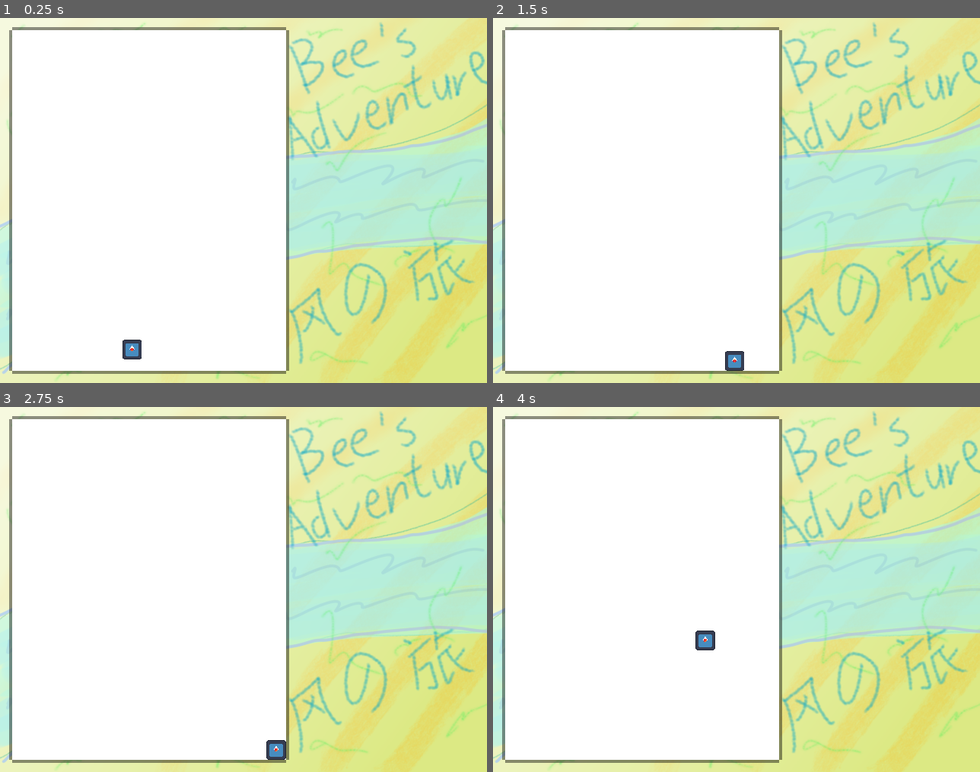
Above: before the commit, frames 1-4 (two rows, left to right).
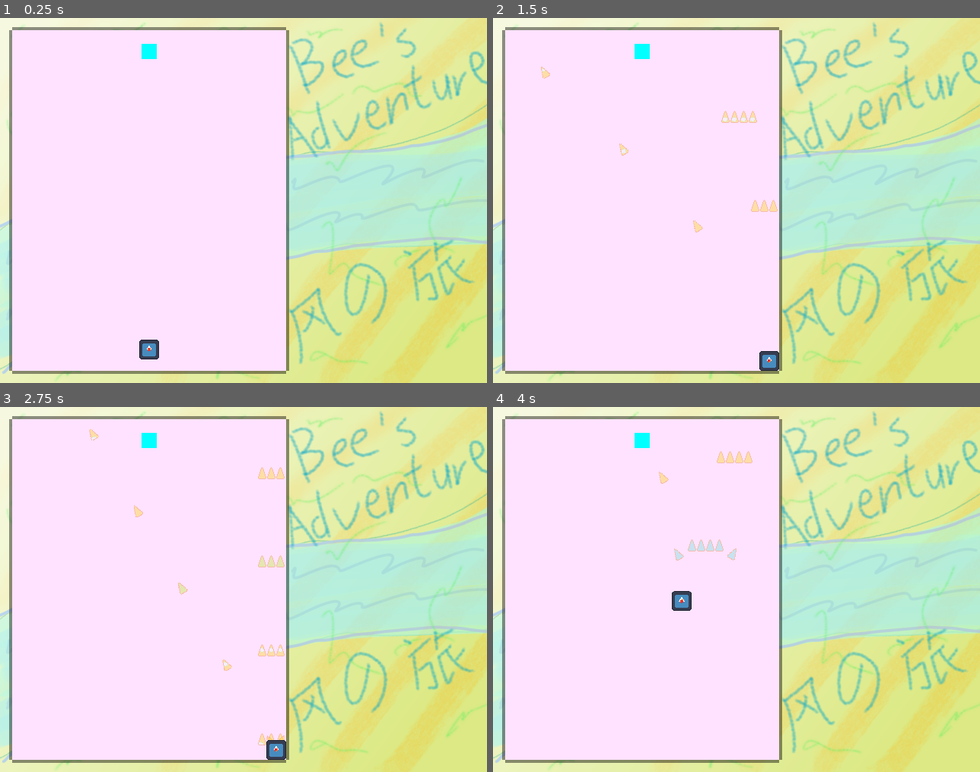
Above: after the commit, the same moments.

Repository: 2192375d/Bee-s-Adventure
Game: Godot game, scene res://game/main-game.tscn
Two runs of this game, one before a commit and one after it. Both use one fixed random seed, a clock stepped at 60 frames per second and the inputs below. The engine's default icon, where the game draws it, is replaced by a stand-in: a white triangle on a blue panel in a dark square.
Inputs:
- Up to frame 1 (0.25 s): no input
- Up to frame 2 (1.5 s): tap Enter at 0.5 s; hold Right (right) 0.53-1.28 s; hold Z (bullet) 0.53-1.28 s; tap Shift (focus) at 0.8, 1.35 s; hold Down (down) from 1.28 s (still down)
- Up to frame 3 (2.75 s): tap Z (bullet) at 1.55 s; release Down (down) at 2.03 s; hold Right (right) from 2.03 s (still down); hold Z (bullet) from 2.03 s (still down); tap Shift (focus) at 2.3 s
- Up to frame 4 (4 s): release Right (right) at 2.78 s; release Z (bullet) at 2.78 s; hold Up (up) 2.78-3.53 s; tap Shift (focus) at 2.85, 3.8 s; tap Z (bullet) at 3.05 s; hold Left (left) from 3.53 s (still down); hold Z (bullet) from 3.53 s (still down)

The runs differ from the first frame. In frame 1, 52% of the frame differs, in the area x 2-59%, y 3-97%; in frame 2, 52%; in frame 3, 52%; in frame 4, 52%.

Commit message:
stuffs

Diff:
--- a/action/action.gd
+++ b/action/action.gd
@@ -5,6 +5,3 @@
 var owner: Node2D
 
 @abstract func run() -> void
-
-func setup(new_owner: Node2D) -> void:
-	owner = new_owner
--- a/action/action_spawn_enemy.gd
+++ b/action/action_spawn_enemy.gd
@@ -1,16 +1,19 @@
 extends Action
+
+class_name ActionSpawnEnemy
 
 enum SpawnpointMode {
 	GRID = 0,
 	ABSOLUTE = 1
 }
 
-@export var enemy_scene: PackedScene
-@export var spawnpoint: PositionData
+@export var enemy_scene_enum: EnemyDB.EnemyEnum
+@export var spawnpoint: PositionData = PositionData.new()
 @export var actions: Array[Action]
-@export var hp: int
+@export var hp: int = 30
 
 func run() -> void:
+	var enemy_scene: PackedScene = EnemyDB.get_enemy_scene(enemy_scene_enum)
 	var enemy: Enemy = enemy_scene.instantiate()
 	enemy.setup(spawnpoint.get_position(), actions, hp)
 	GameSession.get_game().add_child(enemy)
--- a/action/position_data.gd
+++ b/action/position_data.gd
@@ -13,8 +13,8 @@
 		position_mode = value
 		notify_property_list_changed()
 
-@export_range(-2, 17, 1, "prefer_slider") var grid_x: int = 1
-@export_range(-2, 17, 1, "prefer_slider") var grid_y: int = 1
+@export_range(-2, 17, 1, "prefer_slider") var grid_x: int = 7
+@export_range(-2, 17, 1, "prefer_slider") var grid_y: int = 7
 @export var absolute_position: Vector2 = Vector2.ZERO
 
 func _validate_property(property: Dictionary) -> void:
--- a/autoloads/constants.gd
+++ b/autoloads/constants.gd
@@ -2,3 +2,15 @@
 
 var gamesize_x: float = 360
 var gamesize_y: float = 448
+
+# function only works if input is a direct child of Game class
+func in_game_border(position: Vector2) -> bool:
+	if position.x < 0:
+		return false
+	if position.x > gamesize_x:
+		return false
+	if position.y < 0:
+		return false
+	if position.y > gamesize_y:
+		return false
+	return true
--- /dev/null
+++ b/chapter/chapter.gd
@@ -0,0 +1,12 @@
+class_name Chapter
+
+extends Resource
+
+@export var actions: Array[Action]
+
+func run() -> void:
+	for action: Action in actions:
+		@warning_ignore("redundant_await")
+		await action.run()
+
+	print("chapter: ", self , ", complete")
--- a/enemy/enemy.gd
+++ b/enemy/enemy.gd
@@ -5,16 +5,22 @@
 var actions: Array[Action]
 var hp: int
 
+func hit(damage: int) -> void:
+	hp -= damage
+	if hp <= 0:
+		die()
+
+func die() -> void:
+	queue_free()
+
 func setup(spawnpoint: Vector2, new_actions: Array[Action], new_hp: int) -> void:
 	actions = new_actions
 	hp = new_hp
 	position = spawnpoint
 
-func run() -> void:
-
+func _ready() -> void:
 	for action: Action in actions:
-		action.setup(self)
 		@warning_ignore("redundant_await")
 		await action.run()
 
-	print("enemy: ", self , ", action complete")
+	print("enemy: ", self , ", complete")
--- a/enemy/enemy_config.gd
+++ /dev/null
@@ -1,3 +0,0 @@
-extends Resource
-
-class_name EnemyConfig
--- a/enemy/scenes/enemy.tscn
+++ b/enemy/scenes/enemy.tscn
@@ -11,6 +11,7 @@
 metadata/_custom_type_script = "uid://cagr10urmdrep"
 
 [node name="Sprite2D" type="Sprite2D" parent="." unique_id=2058626769]
+modulate = Color(0, 1, 1, 1)
 scale = Vector2(20, 20)
 texture = SubResource("CanvasTexture_8vdsg")
 
--- a/game/chapter/chapter.gd
+++ /dev/null
@@ -1,7 +0,0 @@
-@abstract class_name Chapter
-
-extends Node
-
-@abstract func setup() -> void
-
-@abstract func run() -> void
--- a/game/game.gd
+++ b/game/game.gd
@@ -5,5 +5,10 @@
 @export var chapters: Array[Chapter]
 
 func _ready() -> void:
-	Log.add_message("game running")
+	print("game running")
 	GameSession.set_game(self)
+
+	for chapter: Chapter in chapters:
+		await chapter.run()
+
+	print("game should have ended now!")
--- a/game/game.tscn
+++ b/game/game.tscn
@@ -1,7 +1,27 @@
 [gd_scene format=3 uid="uid://c7nys4vbxchxj"]
 
 [ext_resource type="Script" uid="uid://ysefr2f0r0k5" path="res://game/game.gd" id="1_vasa2"]
+[ext_resource type="Script" uid="uid://cvng41fh2rs6r" path="res://chapter/chapter.gd" id="2_4fuuu"]
 [ext_resource type="PackedScene" uid="uid://baxmvecpiqym3" path="res://player/Player.tscn" id="2_vasa2"]
+[ext_resource type="Script" uid="uid://dp28skslf804j" path="res://action/action.gd" id="3_dxrkv"]
+[ext_resource type="Script" uid="uid://dun0eliyueoin" path="res://action/action_spawn_enemy.gd" id="4_dakft"]
+[ext_resource type="Script" uid="uid://xy43mn27kw1u" path="res://action/position_data.gd" id="5_u5opy"]
+
+[sub_resource type="Resource" id="Resource_u5opy"]
+script = ExtResource("5_u5opy")
+grid_x = 8
+grid_y = 1
+metadata/_custom_type_script = "uid://xy43mn27kw1u"
+
+[sub_resource type="Resource" id="Resource_y36n6"]
+script = ExtResource("4_dakft")
+spawnpoint = SubResource("Resource_u5opy")
+metadata/_custom_type_script = "uid://dun0eliyueoin"
+
+[sub_resource type="Resource" id="Resource_dakft"]
+script = ExtResource("2_4fuuu")
+actions = Array[ExtResource("3_dxrkv")]([SubResource("Resource_y36n6")])
+metadata/_custom_type_script = "uid://cvng41fh2rs6r"
 
 [sub_resource type="RectangleShape2D" id="RectangleShape2D_h7iqs"]
 size = Vector2(4, 448)
@@ -14,16 +34,18 @@
 
 [node name="Game" type="Node2D" unique_id=1773648866]
 script = ExtResource("1_vasa2")
+chapters = Array[ExtResource("2_4fuuu")]([SubResource("Resource_dakft")])
 metadata/_custom_type_script = "uid://ysefr2f0r0k5"
-
-[node name="Chapters" type="Node" parent="." unique_id=1495966607]
 
 [node name="Player" parent="." unique_id=91950019 instance=ExtResource("2_vasa2")]
 z_index = 20
 position = Vector2(180, 400)
-speed = 200.0
+speed = 270.0
+focus_speed = 65.0
 
 [node name="Background" type="ColorRect" parent="." unique_id=244097874]
+modulate = Color(0.9965835, 0.8870142, 1, 1)
+z_index = -20
 offset_right = 360.0
 offset_bottom = 448.0
 
--- a/game/main-game.tscn
+++ b/game/main-game.tscn
@@ -1,7 +1,7 @@
 [gd_scene format=3 uid="uid://dropsn8m4mvph"]
 
 [ext_resource type="PackedScene" uid="uid://c7nys4vbxchxj" path="res://game/game.tscn" id="1_dox7j"]
-[ext_resource type="Texture2D" uid="uid://ds5xvrtbe0hlh" path="res://other-assets/main-game.png" id="2_0r78k"]
+[ext_resource type="Texture2D" uid="uid://ds5xvrtbe0hlh" path="res://game/main-game.png" id="2_0r78k"]
 
 [node name="MainGame" type="Control" unique_id=332004519]
 layout_mode = 3
@@ -10,6 +10,7 @@
 offset_bottom = 40.0
 
 [node name="TextureRect" type="TextureRect" parent="." unique_id=1725621398]
+z_index = -99
 layout_mode = 0
 anchor_right = 16.0
 anchor_bottom = 12.0
--- a/player/Player.tscn
+++ b/player/Player.tscn
@@ -4,11 +4,12 @@
 [ext_resource type="Texture2D" uid="uid://caw584jfbc3f2" path="res://icon.svg" id="1_ulp21"]
 [ext_resource type="Script" uid="uid://xy43mn27kw1u" path="res://action/position_data.gd" id="2_x8kxw"]
 [ext_resource type="Script" uid="uid://dtii8fgd01mp5" path="res://player/hitbox_dot.gd" id="3_83hs8"]
+[ext_resource type="PackedScene" uid="uid://cyj8tit2w6ujv" path="res://player/bee-bullet/bee-bullet.tscn" id="3_aqcbf"]
 [ext_resource type="Texture2D" uid="uid://b6gvbwfk206ca" path="res://player/hitbox-dot.png" id="3_wnvi2"]
 
 [sub_resource type="Resource" id="Resource_aqcbf"]
 script = ExtResource("2_x8kxw")
-grid_x = 7
+grid_x = 8
 grid_y = 15
 metadata/_custom_type_script = "uid://xy43mn27kw1u"
 
@@ -40,10 +41,14 @@
 [sub_resource type="CircleShape2D" id="CircleShape2D_wnvi2"]
 radius = 1.0
 
-[node name="Player" type="CharacterBody2D" unique_id=966883940]
+[node name="Player" type="CharacterBody2D" unique_id=966883940 node_paths=PackedStringArray("bullet_timer")]
 input_pickable = true
 script = ExtResource("1_3c3w1")
+speed = 320.0
 spawnpoint = SubResource("Resource_aqcbf")
+bullet_offset = 4.0
+bullet_scene = ExtResource("3_aqcbf")
+bullet_timer = NodePath("BulletTimer")
 metadata/_custom_type_script = "uid://82ecuufsfs51"
 
 [node name="AnimatedSprite2D" type="AnimatedSprite2D" parent="." unique_id=1001525776]
@@ -65,4 +70,8 @@
 shape = SubResource("CircleShape2D_wnvi2")
 debug_color = Color(0, 0.62802225, 0.5066572, 0.41960785)
 
+[node name="BulletTimer" type="Timer" parent="." unique_id=1590614242]
+wait_time = 0.15
+one_shot = true
+
 [connection signal="area_entered" from="HitboxDot" to="HitboxDot" method="_on_area_entered"]
--- /dev/null
+++ b/player/bee-bullet/bee-bullet.tscn
@@ -0,0 +1,88 @@
+[gd_scene format=3 uid="uid://cyj8tit2w6ujv"]
+
+[ext_resource type="Texture2D" uid="uid://0naq7hg50y2s" path="res://player/bee-bullet/player-bullet-animation-Sheet.png" id="1_j6g8y"]
+[ext_resource type="Script" uid="uid://lsha76dp0nvr" path="res://player/bee-bullet/bee_bullet.gd" id="1_x5dxm"]
+
+[sub_resource type="AtlasTexture" id="AtlasTexture_x5dxm"]
+atlas = ExtResource("1_j6g8y")
+region = Rect2(0, 0, 16, 16)
+
+[sub_resource type="AtlasTexture" id="AtlasTexture_d3s3m"]
+atlas = ExtResource("1_j6g8y")
+region = Rect2(16, 0, 16, 16)
+
+[sub_resource type="AtlasTexture" id="AtlasTexture_gqj1l"]
+atlas = ExtResource("1_j6g8y")
+region = Rect2(32, 0, 16, 16)
+
+[sub_resource type="AtlasTexture" id="AtlasTexture_2tfb0"]
+atlas = ExtResource("1_j6g8y")
+region = Rect2(48, 0, 16, 16)
+
+[sub_resource type="AtlasTexture" id="AtlasTexture_ocw3j"]
+atlas = ExtResource("1_j6g8y")
+region = Rect2(64, 0, 16, 16)
+
+[sub_resource type="AtlasTexture" id="AtlasTexture_g45tw"]
+atlas = ExtResource("1_j6g8y")
+region = Rect2(80, 0, 16, 16)
+
+[sub_resource type="AtlasTexture" id="AtlasTexture_wptmd"]
+atlas = ExtResource("1_j6g8y")
+region = Rect2(96, 0, 16, 16)
+
+[sub_resource type="AtlasTexture" id="AtlasTexture_ib2y4"]
+atlas = ExtResource("1_j6g8y")
+region = Rect2(112, 0, 16, 16)
+
+[sub_resource type="SpriteFrames" id="SpriteFrames_cfnlf"]
+animations = [{
+"frames": [{
+"duration": 1.0,
+"texture": SubResource("AtlasTexture_x5dxm")
+}, {
+"duration": 1.0,
+"texture": SubResource("AtlasTexture_d3s3m")
+}, {
+"duration": 1.0,
+"texture": SubResource("AtlasTexture_gqj1l")
+}, {
+"duration": 1.0,
+"texture": SubResource("AtlasTexture_2tfb0")
+}, {
+"duration": 1.0,
+"texture": SubResource("AtlasTexture_ocw3j")
+}, {
+"duration": 1.0,
+"texture": SubResource("AtlasTexture_g45tw")
+}, {
+"duration": 1.0,
+"texture": SubResource("AtlasTexture_wptmd")
+}, {
+"duration": 1.0,
+"texture": SubResource("AtlasTexture_ib2y4")
+}],
+"loop": true,
+"name": &"default",
+"speed": 60.0
+}]
+
+[sub_resource type="RectangleShape2D" id="RectangleShape2D_ib2y4"]
+size = Vector2(10.999999, 16)
+
+[node name="BeeBullet" type="Area2D" unique_id=1355771500 node_paths=PackedStringArray("animation")]
+rotation = 1.5707964
+script = ExtResource("1_x5dxm")
+animation = NodePath("AnimatedSprite2D")
+metadata/_custom_type_script = "uid://lsha76dp0nvr"
+
+[node name="AnimatedSprite2D" type="AnimatedSprite2D" parent="." unique_id=25688680]
+modulate = Color(1, 1, 1, 0.41568628)
+sprite_frames = SubResource("SpriteFrames_cfnlf")
+frame_progress = 0.74286735
+
+[node name="CollisionShape2D" type="CollisionShape2D" parent="." unique_id=333724069]
+position = Vector2(-0.50000024, 2.1855705e-08)
+shape = SubResource("RectangleShape2D_ib2y4")
+
+[connection signal="area_entered" from="." to="." method="_on_area_entered"]
--- /dev/null
+++ b/player/bee-bullet/bee_bullet.gd
@@ -0,0 +1,28 @@
+extends Area2D
+
+class_name BeeBullet
+
+@export var animation: AnimatedSprite2D
+
+@export var speed: float = 700
+@export var damage: int = 3
+var direction: float = 0.0
+
+func _ready() -> void:
+	animation.play("default")
+
+func setup(spawnpoint: Vector2, new_direction: float) -> void:
+	position = spawnpoint
+	direction = new_direction
+	rotate(-direction)
+
+func _on_area_entered(area: Area2D) -> void:
+	if area is Enemy:
+		area.hit(3)
+		queue_free()
+
+func _physics_process(delta: float) -> void:
+	position += speed * delta * Vector2(cos(direction), -sin(direction))
+
+	if !Constants.in_game_border(position):
+		queue_free()
--- a/player/player.gd
+++ b/player/player.gd
@@ -6,6 +6,11 @@
 @export var focus_speed: float = 80.0
 @export var focus_deceleration: float = 2400.0
 @export var spawnpoint: PositionData
+
+@export_group("bullet")
+@export var bullet_offset: float
+@export var bullet_scene: PackedScene
+@export var bullet_timer: Timer
 
 func _ready() -> void:
 	position = spawnpoint.get_position()
@@ -24,4 +29,26 @@
 			current_speed = focus_speed
 		velocity = current_speed * direction_vector
 
+	if Input.is_action_pressed("bullet") && bullet_timer.is_stopped():
+		var bullet1: BeeBullet = bullet_scene.instantiate()
+		var bullet2: BeeBullet = bullet_scene.instantiate()
+		var bullet3: BeeBullet = bullet_scene.instantiate()
+		var bullet4: BeeBullet = bullet_scene.instantiate()
+		var bullet5: BeeBullet = bullet_scene.instantiate()
+		var bullet6: BeeBullet = bullet_scene.instantiate()
+		bullet1.setup(position + bullet_offset * Vector2(-0.4, -0.4), 2 * PI / 3)
+		bullet2.setup(position + bullet_offset * Vector2(-1.5, -0.7), PI / 2)
+		bullet3.setup(position + bullet_offset * Vector2(1.5, -0.7), PI / 2)
+		bullet4.setup(position + bullet_offset * Vector2(0.4, -0.4), PI / 3)
+		bullet5.setup(position + bullet_offset * Vector2(-4.5, -0.7), PI / 2)
+		bullet6.setup(position + bullet_offset * Vector2(4.5, -0.7), PI / 2)
+		GameSession.get_game().add_child(bullet1)
+		GameSession.get_game().add_child(bullet2)
+		GameSession.get_game().add_child(bullet3)
+		GameSession.get_game().add_child(bullet4)
+		GameSession.get_game().add_child(bullet5)
+		GameSession.get_game().add_child(bullet6)
+
+		bullet_timer.start()
+
 	move_and_slide()
--- a/project.godot
+++ b/project.godot
@@ -34,22 +34,22 @@
 [input]
 
 left={
-"deadzone": 0.2,
+"deadzone": 0.0,
 "events": [Object(InputEventKey,"resource_local_to_scene":false,"resource_name":"","device":-1,"window_id":0,"alt_press …(195 unchanged characters)…
 ]
 }
 right={
-"deadzone": 0.2,
+"deadzone": 0.0,
 "events": [Object(InputEventKey,"resource_local_to_scene":false,"resource_name":"","device":-1,"window_id":0,"alt_press …(195 unchanged characters)…
 ]
 }
 up={
-"deadzone": 0.2,
+"deadzone": 0.0,
 "events": [Object(InputEventKey,"resource_local_to_scene":false,"resource_name":"","device":-1,"window_id":0,"alt_press …(195 unchanged characters)…
 ]
 }
 down={
-"deadzone": 0.2,
+"deadzone": 0.0,
 "events": [Object(InputEventKey,"resource_local_to_scene":false,"resource_name":"","device":-1,"window_id":0,"alt_press …(195 unchanged characters)…
 ]
 }
Renamed: game/chapter/chapter.gd.uid -> chapter/chapter.gd.uid
Not shown, removed: enemy/enemy_config.gd.uid
Renamed: other-assets/main-game.png -> game/main-game.png
Not shown, changed: game/main-game.png.import
Binary file changed: original-art/bee's adventure.aseprite
Binary file added: original-art/bullet-animation-alt.aseprite
Binary file added: original-art/bullet-animation.aseprite
Binary file added: original-art/player-bullet-animation.aseprite
Not shown, added: player/bee-bullet/bee_bullet.gd.uid
Binary file added: player/bee-bullet/player-bullet-animation-Sheet.png
Not shown, added: player/bee-bullet/player-bullet-animation-Sheet.png.import
